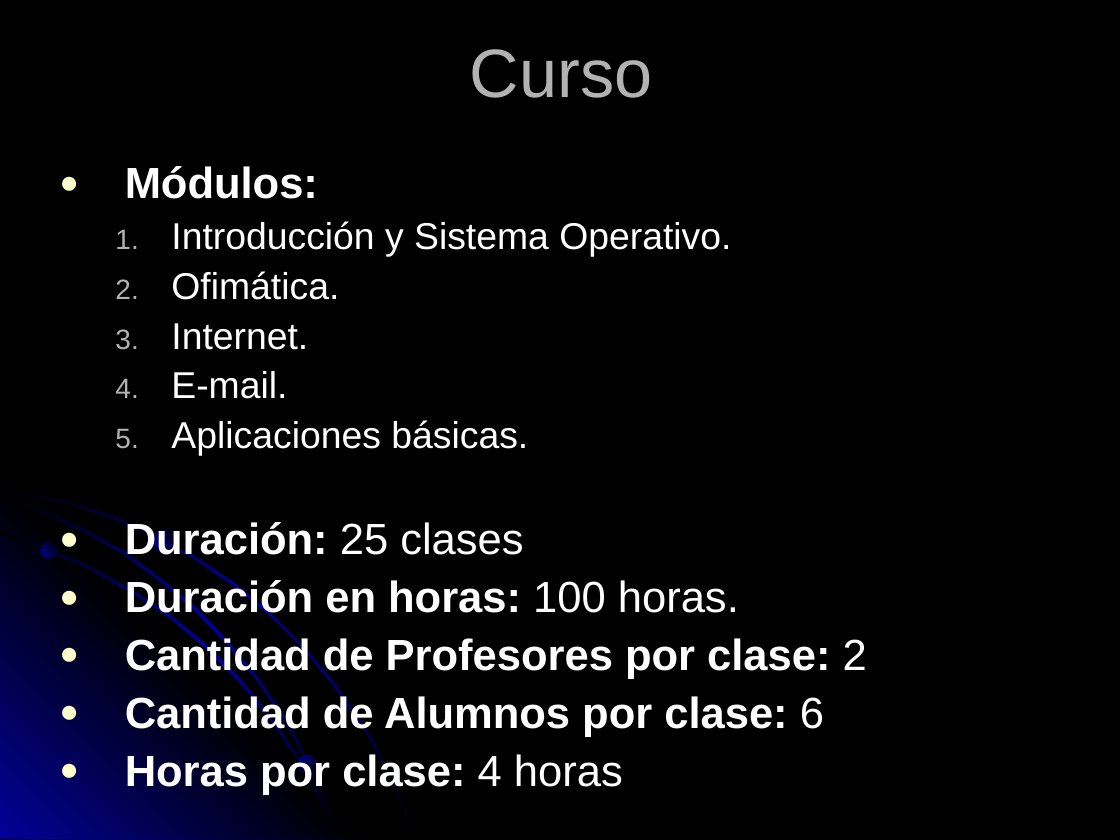
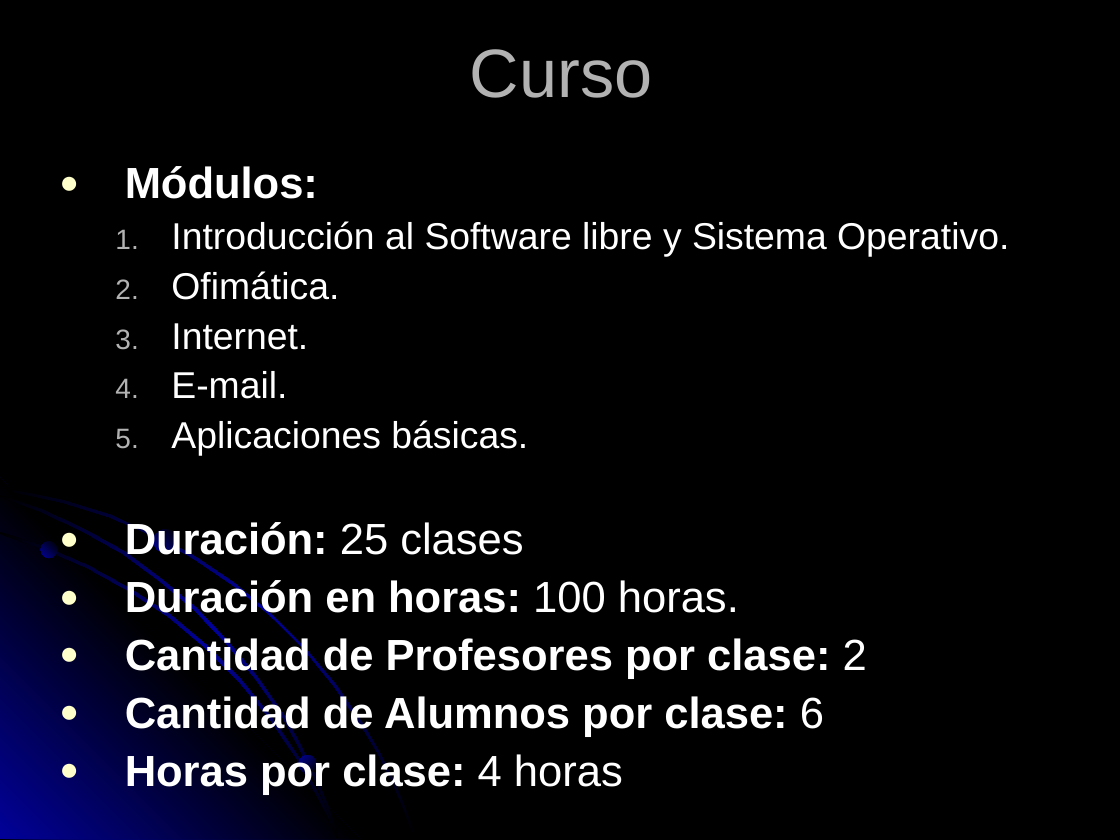
Before and after one commit to ghuttemann/sw-libre-aa, a slide deck: slide 8 of AikuaaPora.ppt. Drawn at 1120x840 pixels with LibreOffice and Linux fonts; fonts in the diff are those of the drawing. Boxes give left, top, right and bottom in pixels: in the first picture for what was removed or moved away, otherwise in the second. Text is boxed around its words. In the diff, an @@ line names an element or a change of style, - is before the commit and + after.

```diff
--- a/AikuaaPora.ppt
+++ b/AikuaaPora.ppt
@@ text at <box>171,221,1009,257</box>: text changed @@
-  1. Introducción y Sistema Operativo.
+  1. Introducción al Software libre y Sistema Operativo.
```
Also in this commit, not shown: 7 other slides changed.
